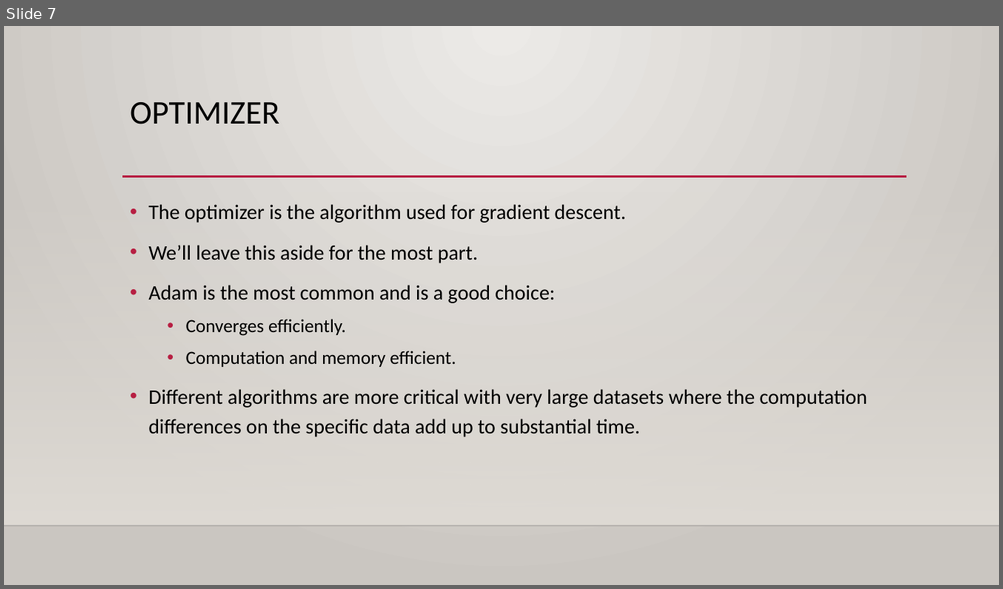
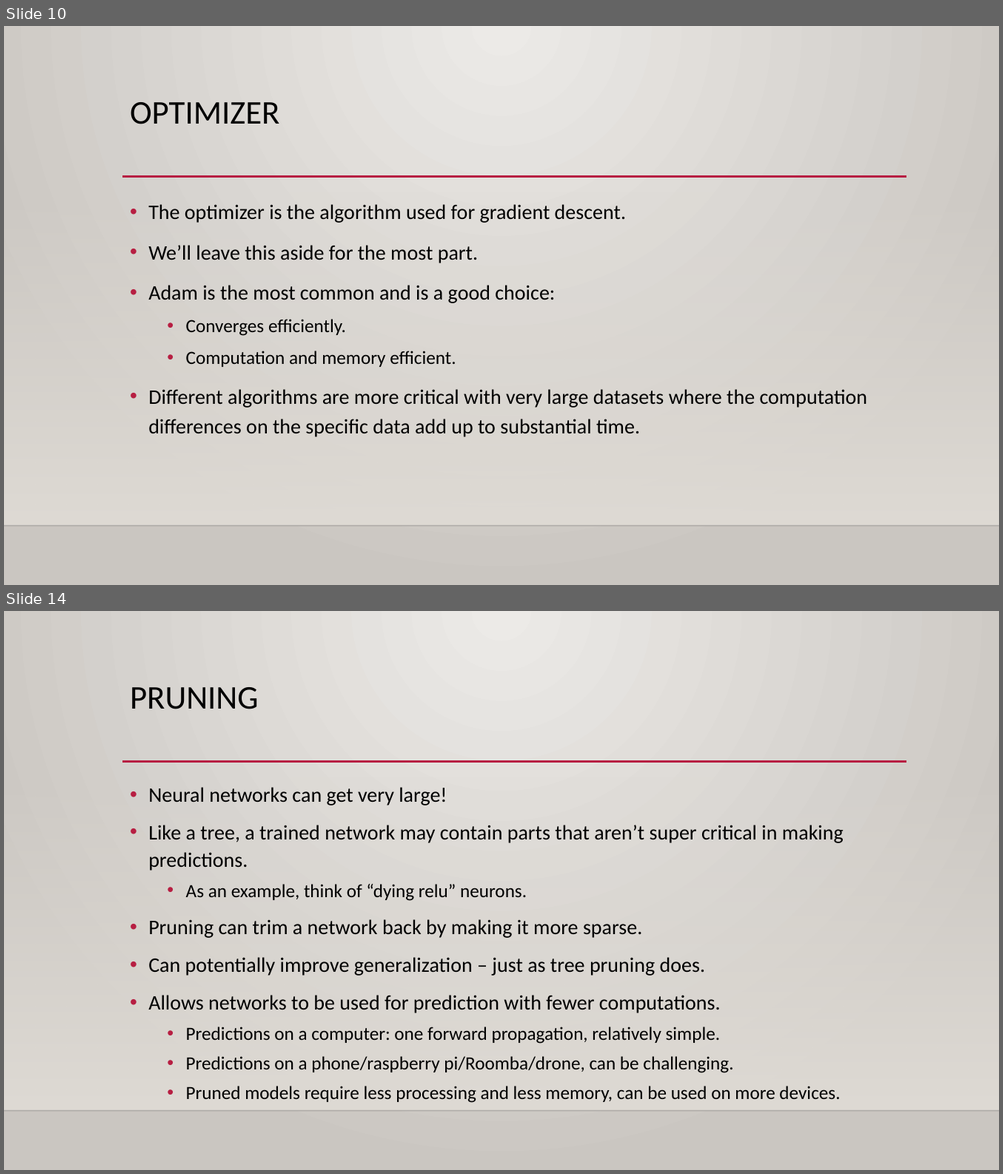
Before and after one commit to allyryry/3950_Workbooks, a slide deck: reference_content/Slides/tensorflow_optimization.pptx. Shown one above the other, each under a label of ours: slide 7 before the commit, slides 10 and 14 after it; the slides between them are not shown. The pictures are 1003x589 and 1003x1174 pixels, drawn with LibreOffice and Linux fonts; fonts in the diff are those of the drawing; background and template pictures are left out. Boxes give left, top, right and bottom in pixels: in the first picture for what was removed or moved away, otherwise in the second. Text is boxed around its words. In the diff, an @@ line names an element or a change of style, - is before the commit and + after.

```diff
--- a/reference_content/Slides/tensorflow_optimization.pptx
+++ b/reference_content/Slides/tensorflow_optimization.pptx
@@ slide 14 added at <box>4,611,999,1170</box>, background gradient #ECEAE7 to #CAC7C1; not listed: 3 template elements that a slide beside it also shows @@
@@ title added at <box>130,687,258,709</box>, 32 pt, text #000000 @@
+PRUNING
@@ text added at <box>148,787,843,1103</box>, 20 pt, text #000000 @@
+• Neural networks can get very large!
+• Like a tree, a trained network may contain parts that aren’t super critical in making predictions.
+  • As an example, think of “dying relu” neurons.
+• Pruning can trim a network back by making it more sparse.
+• Can potentially improve generalization – just as tree pruning does.
+• Allows networks to be used for prediction with fewer computations.
+  • Predictions on a computer: one forward propagation, relatively simple.
+  • Predictions on a phone/raspberry pi/Roomba/drone, can be challenging.
+  • Pruned models require less processing and less memory, can be used on more devices.
@@ what was slide 7 is now slide 10 @@
```
Also in this commit, not shown: 4 slides changed, 6 other slides added, 7 other files.
